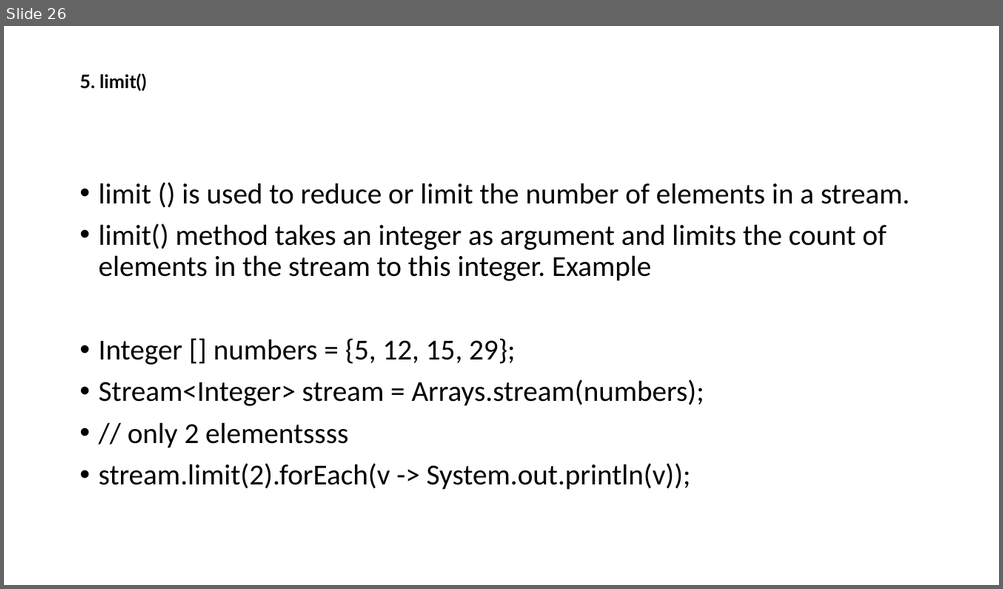
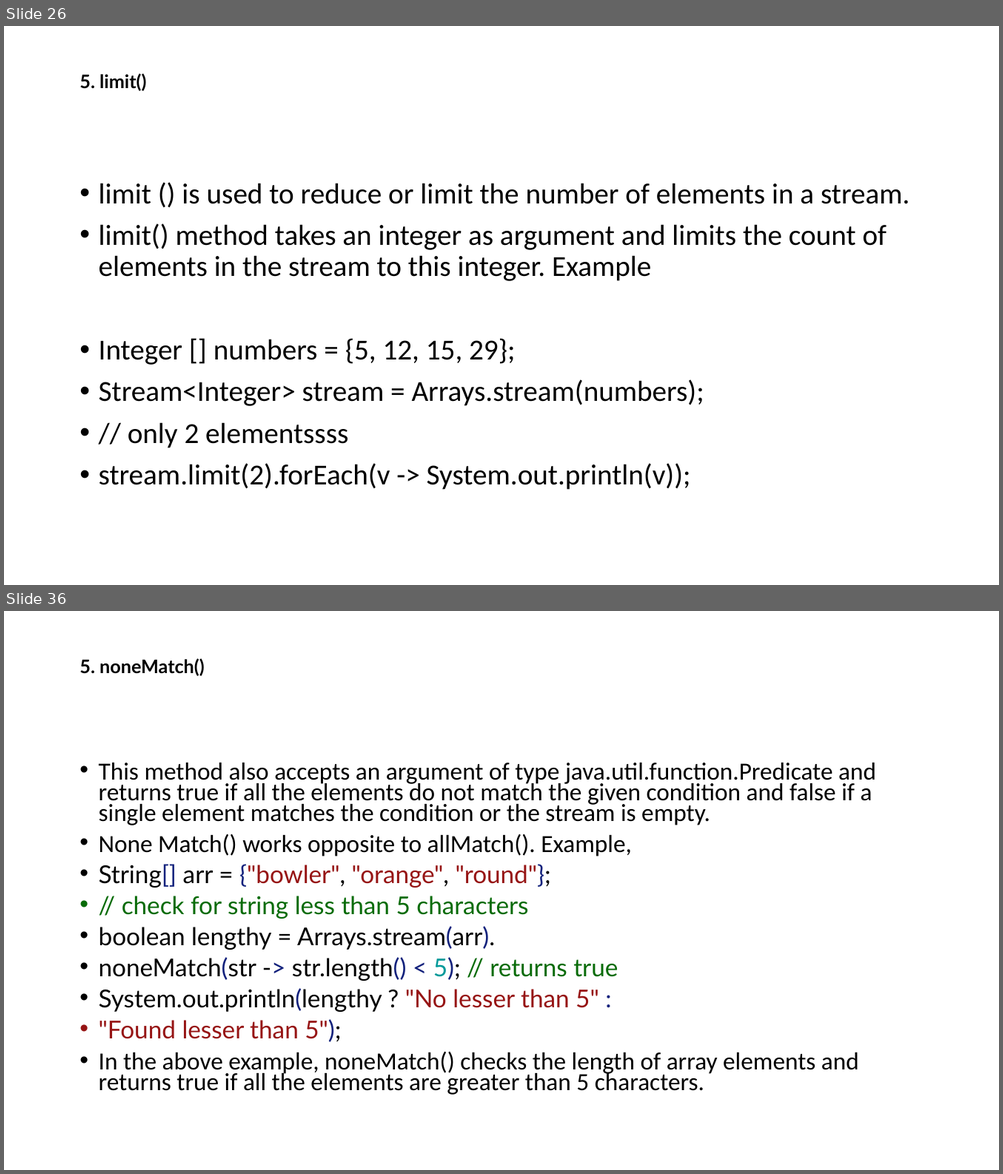
Before and after one commit to thinkervipulsrivastava/Life, a slide deck: Java8.pptx. Shown one above the other, each under a label of ours: slide 26 before the commit, slides 26 and 36 after it; the slides between them are not shown. The pictures are 1003x589 and 1003x1174 pixels, drawn with LibreOffice and Linux fonts; fonts in the diff are those of the drawing. Boxes give left, top, right and bottom in pixels: in the first picture for what was removed or moved away, otherwise in the second. Text is boxed around its words. In the diff, an @@ line names an element or a change of style, - is before the commit and + after.

```diff
--- a/Java8.pptx
+++ b/Java8.pptx
@@ slide 36 added at bbox=[4, 611, 999, 1170], background #FFFFFF @@
@@ title added at bbox=[79, 658, 205, 676], 18 pt, text #000000, bold @@
+5. noneMatch()
@@ text added at bbox=[99, 763, 876, 1095], 23.8 pt, text #000000 @@
+• This method also accepts an argument of type java.util.function.Predicate and returns true if all the elements do not match the given condition and false if a single element matches the condition or the stream is empty.
+• None Match() works opposite to allMatch(). Example,
+• String[] arr = {"bowler", "orange", "round"};
+• // check for string less than 5 characters
+• boolean lengthy = Arrays.stream(arr).
+• noneMatch(str -> str.length() < 5); // returns true
+• System.out.println(lengthy ? "No lesser than 5" :
+• "Found lesser than 5");
+• In the above example, noneMatch() checks the length of array elements and returns true if all the elements are greater than 5 characters.
```
Also in this commit, not shown: 3 slides changed, 17 other slides added, 4 other files.
